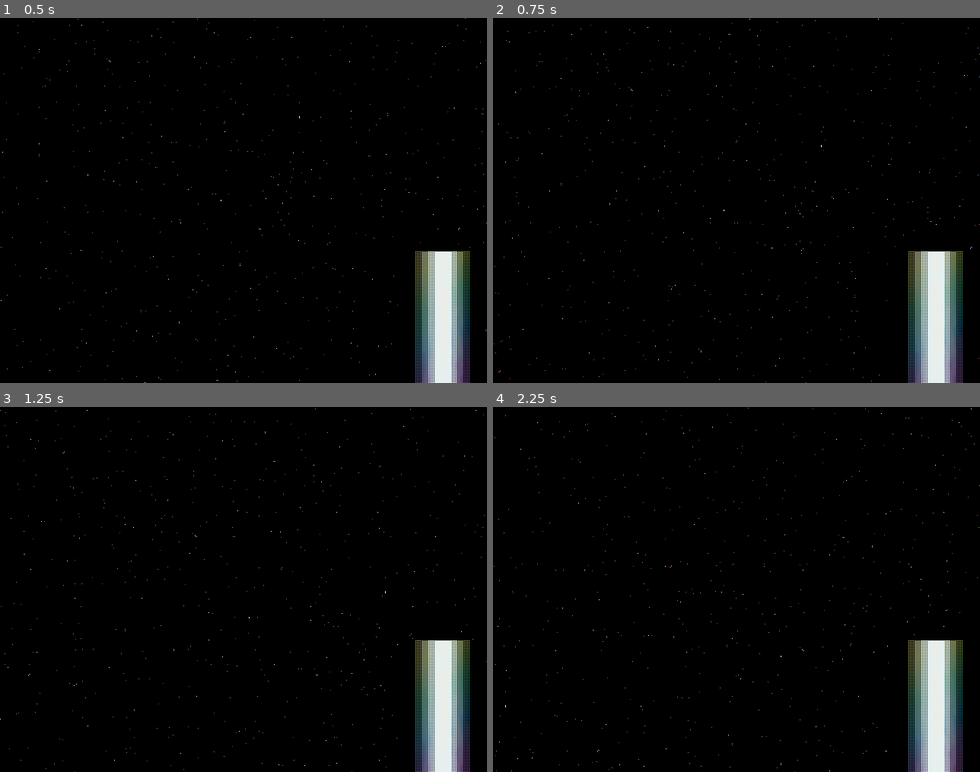
Above: before the commit, frames 1-4 (two rows, left to right).
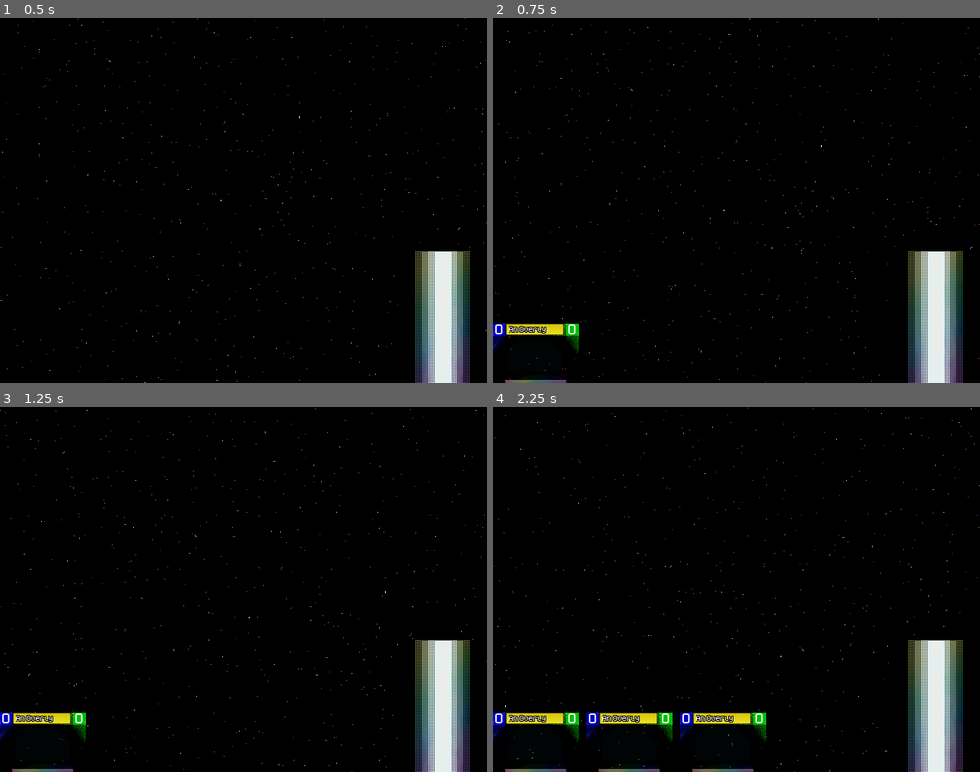
Above: after the commit, the same moments.

Repository: ColbySchexnayder/mana-stream
Game: Godot game, scene res://Scenes/Duel.tscn
Same seed, same stepped clock (60 frames per second), same inputs: the game is played once before the commit and once after it. The project has no main scene, so this scene is started directly.
Inputs (mouse positions are in pixels of both pictures, inside the frame that each line leads up to):
- Up to frame 1 (0.5 s): no input
- Up to frame 2 (0.75 s): click (936, 317) at 0.5 s
- Up to frame 3 (1.25 s): no input
- Up to frame 4 (2.25 s): click (936, 706) at 1.25 s; click (936, 706) at 2 s

Frame 1 is identical in both runs. In frame 2, 0.6% of the frame differs, in the area x 0-18%, y 83-100%; in frame 3, 0.6%; in frame 4, 1.9%, in the area x 0-57%, y 83-100%.

Commit message:
Dynamic hand separation

Diff:
--- a/Cards/Card.gd
+++ b/Cards/Card.gd
@@ -13,6 +13,11 @@
 
 var currentPosition := position.IN_DECK
 var exhausted := false
+
+const CARD = preload("res://Cards/Card.tscn")
+static func constructor():
+	var obj = CARD.instantiate()
+	return obj
 
 func onPlay() -> void:
 	pass
--- a/Scenes/duel.gd
+++ b/Scenes/duel.gd
@@ -19,9 +19,11 @@
 
 # Called every frame. 'delta' is the elapsed time since the previous frame.
 func _process(delta: float) -> void:
-	var p1HandSeperationRatio = 1/ (1+player1hand.size())
+
+	var p1HandSeperationRatio = p_1_hand.get_global_rect().size.x / (player1hand.size()+1)
 	p_1_hand.add_theme_constant_override("separation", p1HandSeperationRatio)
 
-
 func _on_p_1_deck_pressed() -> void:
-	pass
+	var drawnCard = Card.constructor()
+	player1hand.push_front(drawnCard)
+	p_1_hand.add_child(drawnCard)
